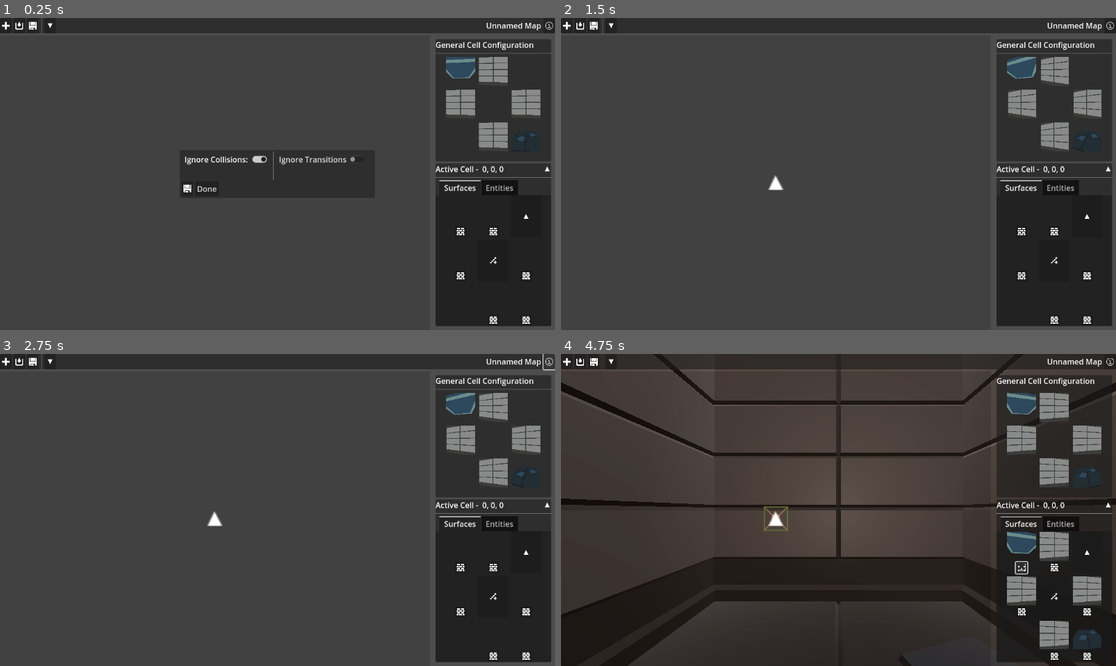
Above: before the commit, frames 1-4 (two rows, left to right).
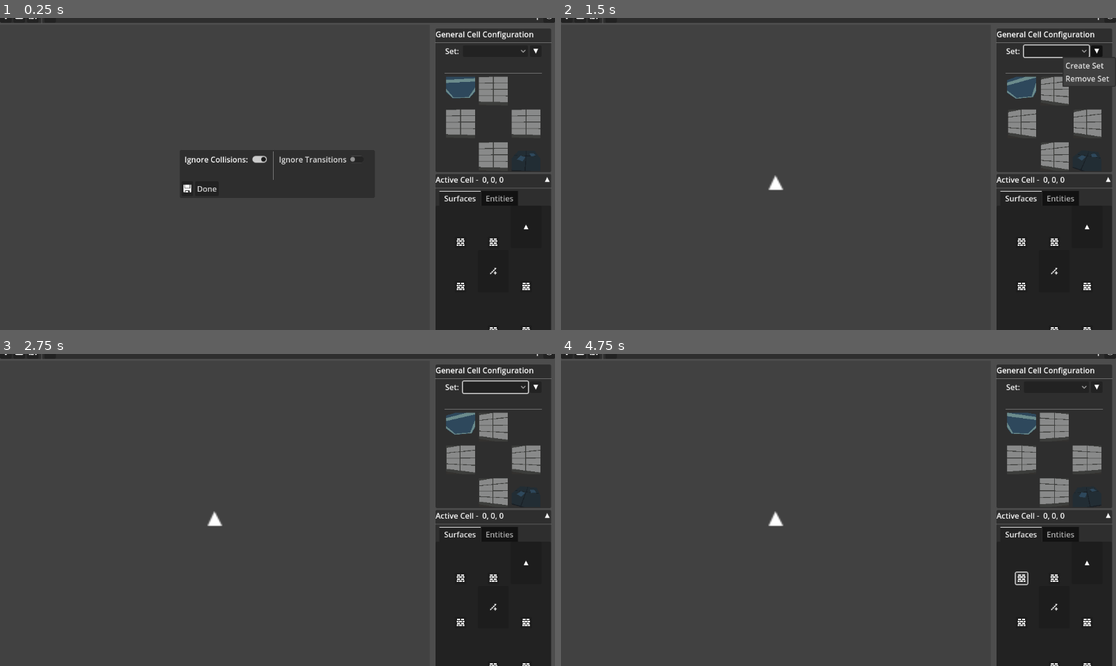
Above: after the commit, the same moments.

Repository: ObsidianBlk/DCJam2023
Game: Godot game, scene res://scenes/dungeon_editor/DungeonEditor.tscn
Same seed, same stepped clock (60 frames per second), same inputs: the game is played once before the commit and once after it. This scene is started directly instead of the project's main scene.
Inputs (mouse positions are in pixels of both pictures, inside the frame that each line leads up to; where the layout moved, square brackets give the same spot in the first picture):
- Up to frame 1 (0.25 s): no input
- Up to frame 2 (1.5 s): click (1054, 52) at 0.52 s; click (1099, 52) at 1.27 s
- Up to frame 3 (2.75 s): click (549, 360) at 2.02 s
- Up to frame 4 (4.75 s): click (566, 360) at 2.77 s; click (566, 360) at 3.52 s; click (1021, 578) [1021, 569] at 4.25 s

The runs differ from the first frame. In frame 1, 6.4% of the frame differs, in the area x 0-100%, y 0-100%; in frame 2, 6.6%; in frame 3, 6.4%; in frame 4, 30%.
Error after the commit: Invalid call. Nonexistent function 'get_focus_position' in base 'Nil'. (res://scripts/nodes/CrawlMiniMap.gd:198)

Commit message:
Attempted a little fixup to the POD surfaces. Updated the DefaultCellEditor to support 'CrawlCellSurfaceSets' (a new resource) which allows one to define a set of surfaces and switch between them without have to choose each cell one at a time.

Diff:
--- /dev/null
+++ b/CrawlCellSurfaceSets.gd
@@ -0,0 +1,150 @@
+extends Resource
+class_name CrawlCellSurfaceSets
+
+
+# --------------------------------------------------------------------------------------------------
+# Constants
+# --------------------------------------------------------------------------------------------------
+const SURFACE_SET_SCHEMA = {
+	&"description":{&"req":false, &"type":TYPE_STRING},
+	&"ground":{&"req":true, &"type":TYPE_STRING_NAME, &"allow_empty":true},
+	&"ceiling":{&"req":true, &"type":TYPE_STRING_NAME, &"allow_empty":true},
+	&"north":{&"req":true, &"type":TYPE_STRING_NAME, &"allow_empty":true},
+	&"east":{&"req":true, &"type":TYPE_STRING_NAME, &"allow_empty":true},
+	&"south":{&"req":true, &"type":TYPE_STRING_NAME, &"allow_empty":true},
+	&"west":{&"req":true, &"type":TYPE_STRING_NAME, &"allow_empty":true},
+}
+
+const SURFACE_SETS_SCHEMA ={
+	&"!KEY_OF_TYPE_str":{&"type":TYPE_STRING, &"def":{
+		&"type":TYPE_DICTIONARY, &"def":SURFACE_SET_SCHEMA
+	}}
+}
+
+# --------------------------------------------------------------------------------------------------
+# "Export" Variables
+# --------------------------------------------------------------------------------------------------
+var _surf_sets : Dictionary = {}
+
+
+# --------------------------------------------------------------------------------------------------
+# Override Methods
+# --------------------------------------------------------------------------------------------------
+func _get(property : StringName) -> Variant:
+	match property:
+		&"surface_sets":
+			return _surf_sets
+	return null
+
+func _set(property : StringName, value : Variant) -> bool:
+	var success : bool = false
+	match property:
+		&"surface_sets":
+			if typeof(value) == TYPE_DICTIONARY:
+				if DSV.verify(value, SURFACE_SETS_SCHEMA) == OK:
+					_surf_sets = value
+					success = true
+	return success
+
+func _get_property_list() -> Array:
+	return [
+		{
+			name = "Crawl Cell Surface Sets",
+			type = TYPE_NIL,
+			usage = PROPERTY_USAGE_CATEGORY
+		},
+		{
+			name = "surface_sets",
+			type = TYPE_DICTIONARY,
+			usage = PROPERTY_USAGE_STORAGE
+		}
+	]
+
+# --------------------------------------------------------------------------------------------------
+# Private Methods
+# --------------------------------------------------------------------------------------------------
+func _SurfaceToName(surface : CrawlGlobals.SURFACE) -> StringName:
+	match surface:
+		CrawlGlobals.SURFACE.Ground:
+			&"ground"
+		CrawlGlobals.SURFACE.Ceiling:
+			&"ceiling"
+		CrawlGlobals.SURFACE.North:
+			&"north"
+		CrawlGlobals.SURFACE.South:
+			&"south"
+		CrawlGlobals.SURFACE.East:
+			&"east"
+		CrawlGlobals.SURFACE.West:
+			&"west"
+	return &""
+# --------------------------------------------------------------------------------------------------
+# Public Methods
+# --------------------------------------------------------------------------------------------------
+func get_set_list() -> Array:
+	var entries : Array = []
+	for set_name in _surf_sets.keys():
+		entries.append({
+			&"set_name":set_name,
+			&"description":"" if not &"description" in _surf_sets[set_name] else _surf_sets[set_name][&"description"]
+		})
+	return entries
+
+func get_surface_set(set_name : String) -> Dictionary:
+	if not set_name in _surf_sets: return {}
+	return {
+		&"ground":_surf_sets[set_name][&"ground"],
+		&"ceiling":_surf_sets[set_name][&"ceiling"],
+		&"north":_surf_sets[set_name][&"north"],
+		&"south":_surf_sets[set_name][&"south"],
+		&"east":_surf_sets[set_name][&"east"],
+		&"west":_surf_sets[set_name][&"west"],
+		&"description":"" if not &"description" in _surf_sets[set_name] else _surf_sets[set_name][&"description"]
+	}
+
+func has_surface_set(set_name : String) -> bool:
+	return set_name in _surf_sets
+
+func add_surface_set(set_name : String, set_def : Dictionary = {}) -> void:
+	if set_name in _surf_sets: return
+	_surf_sets[set_name] = {
+		&"ground":&"",
+		&"ceiling":&"",
+		&"north":&"",
+		&"south":&"",
+		&"east":&"",
+		&"west":&"",
+	}
+	if not set_def.is_empty():
+		update_surface_set(set_name, set_def)
+
+func remove_surface_set(set_name : String) -> void:
+	if not set_name in _surf_sets: return
+	_surf_sets.erase(set_name)
+
+func update_surface_set(set_name : String, set_def : Dictionary) -> void:
+	if not set_name in _surf_sets: return
+	if DSV.verify(set_def, SURFACE_SET_SCHEMA) != OK: return
+	_surf_sets[set_name][&"ground"] = set_def[&"ground"]
+	_surf_sets[set_name][&"ceiling"] = set_def[&"ceiling"]
+	_surf_sets[set_name][&"north"] = set_def[&"north"]
+	_surf_sets[set_name][&"south"] = set_def[&"south"]
+	_surf_sets[set_name][&"east"] = set_def[&"east"]
+	_surf_sets[set_name][&"west"] = set_def[&"west"]
+
+	if &"description" in set_def:
+		_surf_sets[set_name][&"description"] = set_def[&"description"]
+	elif &"description" in _surf_sets[set_name]:
+		_surf_sets[set_name].erase(&"description")
+
+func set_surface_resource(set_name : String, surface : CrawlGlobals.SURFACE, resource : StringName) -> void:
+	if not set_name in _surf_sets: return
+	_surf_sets[set_name][_SurfaceToName(surface)] = resource
+
+func set_description(set_name : String, description : String) -> void:
+	if not set_name in _surf_sets: return
+	if description.is_empty():
+		if &"description" in _surf_sets[set_name]:
+			_surf_sets[set_name].erase(&"description")
+	else:
+		_surf_sets[set_name][&"description"] = description
--- /dev/null
+++ b/assets/models/POD/POD_Light.tres
@@ -0,0 +1,10 @@
+[gd_resource type="StandardMaterial3D" format=3 uid="uid://dw27gx7p0wriy"]
+
+[resource]
+resource_name = "POD_Light"
+cull_mode = 2
+vertex_color_use_as_albedo = true
+albedo_color = Color(0.547036, 0.620534, 0.906332, 1)
+roughness = 0.5
+emission_enabled = true
+emission = Color(0.799991, 0.799991, 0.799991, 1)
--- /dev/null
+++ b/assets/models/POD/POD_Material.tres
@@ -0,0 +1,11 @@
+[gd_resource type="StandardMaterial3D" load_steps=2 format=3 uid="uid://bmvfxbsslh53n"]
+
+[ext_resource type="Texture2D" uid="uid://dkbna7qgnqhs0" path="res://assets/textures/POD_Interior.png" id="1_215u2"]
+
+[resource]
+resource_name = "POD_Material"
+cull_mode = 2
+vertex_color_use_as_albedo = true
+albedo_texture = ExtResource("1_215u2")
+roughness = 0.5
+texture_filter = 2
--- /dev/null
+++ b/objects/cell_resources/POD/ceilings/Ceiling_POD.tscn
@@ -0,0 +1,7 @@
+[gd_scene load_steps=2 format=3 uid="uid://nyaur2vakw2j"]
+
+[ext_resource type="PackedScene" uid="uid://c7ku6baovjxxg" path="res://assets/models/POD/Ceiling_Pod.glb" id="1_4o2rb"]
+
+[node name="Ceiling_POD" type="Node3D"]
+
+[node name="Ceiling_Pod" parent="." instance=ExtResource("1_4o2rb")]
--- /dev/null
+++ b/objects/cell_resources/POD/floors/Floor_POD.tscn
@@ -0,0 +1,7 @@
+[gd_scene load_steps=2 format=3 uid="uid://jal4u750mvgh"]
+
+[ext_resource type="PackedScene" uid="uid://kjlacftvnooq" path="res://assets/models/POD/Floor_Pod.glb" id="1_t2uev"]
+
+[node name="Floor_POD" type="Node3D"]
+
+[node name="Floor_Pod" parent="." instance=ExtResource("1_t2uev")]
--- /dev/null
+++ b/objects/cell_resources/POD/walls/Wall_PodA.tscn
@@ -0,0 +1,7 @@
+[gd_scene load_steps=2 format=3 uid="uid://bxmatet8qtfv5"]
+
+[ext_resource type="PackedScene" uid="uid://bavdd7svck7p0" path="res://assets/models/POD/Wall_PodA.glb" id="1_vcyf7"]
+
+[node name="Wall_PodA" type="Node3D"]
+
+[node name="Wall_PodA" parent="." instance=ExtResource("1_vcyf7")]
--- /dev/null
+++ b/objects/cell_resources/POD/walls/Wall_PodB.tscn
@@ -0,0 +1,7 @@
+[gd_scene load_steps=2 format=3 uid="uid://btruq0vm4r6hx"]
+
+[ext_resource type="PackedScene" uid="uid://ct8h0gblgbvg7" path="res://assets/models/POD/Wall_PodB.glb" id="1_nuujc"]
+
+[node name="Wall_PodB" type="Node3D"]
+
+[node name="Wall_PodB" parent="." instance=ExtResource("1_nuujc")]
--- /dev/null
+++ b/objects/cell_resources/POD/walls/Wall_PodC.tscn
@@ -0,0 +1,7 @@
+[gd_scene load_steps=2 format=3 uid="uid://dwitaqyvbit70"]
+
+[ext_resource type="PackedScene" uid="uid://bucpgg2nke64k" path="res://assets/models/POD/Wall_PodC.glb" id="1_wxfy1"]
+
+[node name="Wall_PodC" type="Node3D"]
+
+[node name="Wall_PodC" parent="." instance=ExtResource("1_wxfy1")]
--- /dev/null
+++ b/objects/entity_objects/pod_plant/POD_Plant.gd
@@ -0,0 +1 @@
+extends CrawlEntityNode3D
--- /dev/null
+++ b/objects/entity_objects/pod_plant/POD_Plant.tscn
@@ -0,0 +1,15 @@
+[gd_scene load_steps=3 format=3 uid="uid://iovna8e7iktn"]
+
+[ext_resource type="Texture2D" uid="uid://uety3y2l3vps" path="res://assets/textures/POD.png" id="1_0fnd1"]
+[ext_resource type="Script" path="res://objects/entity_objects/pod_plant/POD_Plant.gd" id="1_425rj"]
+
+[node name="POD_Plant" type="Node3D"]
+script = ExtResource("1_425rj")
+
+[node name="Sprite3D" type="Sprite3D" parent="."]
+transform = Transform3D(1, 0, 0, 0, 1, 0, 0, 0, 1, 0, 0.625, 0)
+offset = Vector2(0, 64)
+billboard = 2
+texture = ExtResource("1_0fnd1")
+region_enabled = true
+region_rect = Rect2(129, 65, 63, 127)
--- /dev/null
+++ b/objects/entity_objects/sprout/Sprout.gd
@@ -0,0 +1 @@
+extends CrawlEntityNode3D
--- /dev/null
+++ b/objects/entity_objects/sprout/Sprout.tscn
@@ -0,0 +1,57 @@
+[gd_scene load_steps=3 format=3 uid="uid://dm20o8b7x2ysy"]
+
+[ext_resource type="Texture2D" uid="uid://uety3y2l3vps" path="res://assets/textures/POD.png" id="1_ih7mt"]
+[ext_resource type="Script" path="res://objects/entity_objects/sprout/Sprout.gd" id="1_wemaf"]
+
+[node name="Sprout" type="Node3D"]
+script = ExtResource("1_wemaf")
+
+[node name="Sprout_1" type="Sprite3D" parent="."]
+transform = Transform3D(1, 0, 0, 0, 1, 0, 0, 0, 1, 0, 0.625, 0)
+offset = Vector2(0, 32)
+billboard = 2
+double_sided = false
+texture_filter = 0
+texture = ExtResource("1_ih7mt")
+region_enabled = true
+region_rect = Rect2(0, 128, 64, 64)
+
+[node name="Sprout_2" type="Sprite3D" parent="."]
+transform = Transform3D(1, 0, 0, 0, 1, 0, 0, 0, 1, 1.24233, 0.625, 1.16301)
+offset = Vector2(0, 32)
+billboard = 2
+double_sided = false
+texture_filter = 0
+texture = ExtResource("1_ih7mt")
+region_enabled = true
+region_rect = Rect2(0, 128, 64, 64)
+
+[node name="Sprout_3" type="Sprite3D" parent="."]
+transform = Transform3D(1, 0, 0, 0, 1, 0, 0, 0, 1, 0.772939, 0.625, -0.736747)
+offset = Vector2(0, 32)
+billboard = 2
+double_sided = false
+texture_filter = 0
+texture = ExtResource("1_ih7mt")
+region_enabled = true
+region_rect = Rect2(0, 128, 64, 64)
+
+[node name="Sprout_4" type="Sprite3D" parent="."]
+transform = Transform3D(1, 0, 0, 0, 1, 0, 0, 0, 1, -0.729948, 0.625, -1.6111)
+offset = Vector2(0, 32)
+billboard = 2
+double_sided = false
+texture_filter = 0
+texture = ExtResource("1_ih7mt")
+region_enabled = true
+region_rect = Rect2(0, 128, 64, 64)
+
+[node name="Sprout_5" type="Sprite3D" parent="."]
+transform = Transform3D(1, 0, 0, 0, 1, 0, 0, 0, 1, -1.17478, 0.625, 0.895148)
+offset = Vector2(0, 32)
+billboard = 2
+double_sided = false
+texture_filter = 0
+texture = ExtResource("1_ih7mt")
+region_enabled = true
+region_rect = Rect2(0, 128, 64, 64)
--- a/objects/resource_viewer/ResourceViewer.gd
+++ b/objects/resource_viewer/ResourceViewer.gd
@@ -136,6 +136,11 @@
 		_: # For now, this will be for "everything else", including walls
 			_camera_wall.current = true
 
+func get_resource_section() -> StringName:
+	return _section
+
+func get_resource_name() -> StringName:
+	return _resource_name
 
 # ------------------------------------------------------------------------------
 # Handler Methods
--- a/scenes/dungeon_editor/default_cell_editor/DefaultCellEditor.gd
+++ b/scenes/dungeon_editor/default_cell_editor/DefaultCellEditor.gd
@@ -4,6 +4,12 @@
 # Signals
 # ------------------------------------------------------------------------------
 signal resource_changed()
+
+
+# ------------------------------------------------------------------------------
+# Constants
+# ------------------------------------------------------------------------------
+const DEFAULT_SURFACE_SETS_FILEPATH : String = "user://de_surface_sets.tres"
 
 # ------------------------------------------------------------------------------
 # Export Variables
@@ -16,8 +22,22 @@
 @export var west_resource : StringName = &"":			set = set_west_resource
 
 # ------------------------------------------------------------------------------
+# Variables
+# ------------------------------------------------------------------------------
+var _surface_sets : CrawlCellSurfaceSets = null
+
+# ------------------------------------------------------------------------------
 # Onready Variables
 # ------------------------------------------------------------------------------
+@onready var _create_set : Control = %CreateSet
+@onready var _set_info : Control = %SetInfo
+@onready var _line_edit_set_name : LineEdit = %LineEdit_SetName
+@onready var _line_edit_create_desc : LineEdit = %LineEdit_CreateDesc
+@onready var _set_selection : OptionButton = %SetSelection
+@onready var _label_description : Label = %Label_Description
+@onready var _set_options : MenuButton = %SetOptions
+
+
 @onready var _ceiling_view : Control = %CeilingView
 @onready var _ground_view : Control = %GroundView
 @onready var _north_view : Control = %NorthView
@@ -63,6 +83,16 @@
 # Override Methods
 # ------------------------------------------------------------------------------
 func _ready() -> void:
+	_set_selection.item_selected.connect(_on_set_selection_item_selected)
+	var pop : PopupMenu = _set_options.get_popup()
+	pop.id_pressed.connect(_on_set_options_id_pressed)
+
+	_surface_sets = load(DEFAULT_SURFACE_SETS_FILEPATH)
+	if _surface_sets == null:
+		_surface_sets = CrawlCellSurfaceSets.new()
+	_UpdateSetSelectionList()
+	_set_selection.select(-1)
+
 	_ceiling_view.pressed.connect(_on_surface_pressed.bind(&"ceiling", CrawlGlobals.SURFACE.Ceiling))
 	_ground_view.pressed.connect(_on_surface_pressed.bind(&"ground", CrawlGlobals.SURFACE.Ground))
 	_north_view.pressed.connect(_on_surface_pressed.bind(&"wall", CrawlGlobals.SURFACE.North))
@@ -71,6 +101,8 @@
 	_west_view.pressed.connect(_on_surface_pressed.bind(&"wall", CrawlGlobals.SURFACE.West))
 
 	_resource_options.index_pressed.connect(_on_resource_item_index_selected)
+	if _surface_sets.has_surface_set(&"default"):
+		_UpdateResourceFromSurfaceSet(&"default")
 	_UpdateResourceViews()
 
 # ------------------------------------------------------------------------------
@@ -92,6 +124,30 @@
 	set_res.call(_east_view, &"wall", east_resource)
 	set_res.call(_west_view, &"wall", west_resource)
 
+func _UpdateResourceFromSurfaceSet(set_name : String) -> void:
+	if not _surface_sets.has_surface_set(set_name): return
+	var info : Dictionary = _surface_sets.get_surface_set(set_name)
+	if info.is_empty(): return
+
+	ground_resource = info[&"ground"]
+	ceiling_resource = info[&"ceiling"]
+	north_resource = info[&"north"]
+	south_resource = info[&"south"]
+	east_resource = info[&"east"]
+	west_resource = info[&"west"]
+
+	_label_description.text = info[&"description"]
+	_UpdateResourceViews()
+
+func _UpdateSetSelectionList() -> void:
+	if _set_selection == null: return
+	_set_selection.clear()
+
+	var set_list : Array = _surface_sets.get_set_list()
+	for item in set_list:
+		var idx : int = _set_selection.item_count
+		_set_selection.add_item(item["set_name"])
+		_set_selection.set_item_metadata(idx, item["set_name"])
 
 # ------------------------------------------------------------------------------
 # Handler Methods
@@ -99,12 +155,7 @@
 func _on_surface_pressed(section_name : StringName, surface : CrawlGlobals.SURFACE) -> void:
 	if not RLT.has_section(section_name): return
 	_resource_options.clear()
-#	_resource_options.add_item("Empty")
-#	_resource_options.set_item_metadata(0, {
-#		&"section":&"",
-#		&"resource_name":&"",
-#		&"surface":surface
-#	})
+
 	for item in RLT.get_resource_list(section_name):
 		var idx : int = _resource_options.item_count
 		_resource_options.add_item(item[&"description"])
@@ -132,3 +183,50 @@
 			east_resource = meta[&"resource_name"]
 		CrawlGlobals.SURFACE.West:
 			west_resource = meta[&"resource_name"]
+
+func _on_set_selection_item_selected(idx : int) -> void:
+	if not (idx >= 0 and idx < _set_selection.item_count): return
+	var set_name : String = _set_selection.get_item_metadata(idx)
+	if set_name.is_empty(): return
+	_UpdateResourceFromSurfaceSet(set_name)
+
+func _on_set_options_id_pressed(id : int) -> void:
+	match id:
+		0: # Create new Surface Set
+			_set_info.visible = false
+			_create_set.visible = true
+			_line_edit_set_name.grab_focus()
+		1: # Remove currently selected Surface Set
+			var sid : int = _set_selection.get_selected_id()
+			if sid < 0: return
+			var set_name : String = _set_selection.get_selected_metadata()
+			_surface_sets.remove_surface_set(set_name)
+			ResourceSaver.save(_surface_sets, DEFAULT_SURFACE_SETS_FILEPATH)
+
+func _on_store_set_pressed():
+	if _line_edit_set_name.text.is_empty(): return
+	var set_def : Dictionary = {
+		&"ground":ground_resource,
+		&"ceiling":ceiling_resource,
+		&"north":north_resource,
+		&"south":south_resource,
+		&"east":east_resource,
+		&"west":west_resource,
+	}
+	if not _line_edit_create_desc.text.is_empty():
+		set_def[&"description"] = _line_edit_create_desc.text
+
+	if _surface_sets.has_surface_set(_line_edit_set_name.text):
+		_surface_sets.update_surface_set(_line_edit_set_name.text, set_def)
+	else:
+		_surface_sets.add_surface_set(_line_edit_set_name.text, set_def)
+
+	ResourceSaver.save(_surface_sets, DEFAULT_SURFACE_SETS_FILEPATH)
+	_on_cancel_set_pressed()
+
+
+func _on_cancel_set_pressed():
+	_create_set.visible = false
+	_line_edit_create_desc.text = ""
+	_line_edit_set_name.text = ""
+	_set_info.visible = true
--- a/scenes/dungeon_editor/default_cell_editor/DefaultCellEditor.tscn
+++ b/scenes/dungeon_editor/default_cell_editor/DefaultCellEditor.tscn
@@ -1,46 +1,134 @@
-[gd_scene load_steps=3 format=3 uid="uid://b3ecq2idamo78"]
+[gd_scene load_steps=6 format=3 uid="uid://b3ecq2idamo78"]
 
 [ext_resource type="PackedScene" uid="uid://ct2dmvumoh544" path="res://objects/resource_viewer/ResourceViewer.tscn" id="1_0ra7w"]
 [ext_resource type="Script" path="res://scenes/dungeon_editor/default_cell_editor/DefaultCellEditor.gd" id="1_tatsh"]
+[ext_resource type="Texture2D" uid="uid://bfukakuhrcmnq" path="res://assets/icons/store.svg" id="2_yv6mq"]
+[ext_resource type="Texture2D" uid="uid://vkowrplb7y6x" path="res://assets/icons/cancel.svg" id="3_lvcyd"]
+[ext_resource type="Texture2D" uid="uid://ccrsme6ixxdg8" path="res://assets/icons/arrow_down.svg" id="4_cg3si"]
 
-[node name="DefaultCellEditor" type="GridContainer"]
-offset_right = 40.0
-offset_bottom = 40.0
-columns = 3
+[node name="DefaultCellEditor" type="VBoxContainer"]
+offset_right = 200.0
+offset_bottom = 200.0
 script = ExtResource("1_tatsh")
 
-[node name="CeilingView" parent="." instance=ExtResource("1_0ra7w")]
+[node name="CreateSet" type="HBoxContainer" parent="."]
+unique_name_in_owner = true
+visible = false
+layout_mode = 2
+
+[node name="Info" type="GridContainer" parent="CreateSet"]
+layout_mode = 2
+size_flags_horizontal = 3
+columns = 2
+
+[node name="Label_SetName" type="Label" parent="CreateSet/Info"]
+layout_mode = 2
+text = "Set Name: "
+
+[node name="LineEdit_SetName" type="LineEdit" parent="CreateSet/Info"]
+unique_name_in_owner = true
+layout_mode = 2
+placeholder_text = "Enter Set Name"
+
+[node name="Label_CreateDesc" type="Label" parent="CreateSet/Info"]
+layout_mode = 2
+text = "Description: "
+
+[node name="LineEdit_CreateDesc" type="LineEdit" parent="CreateSet/Info"]
+unique_name_in_owner = true
+layout_mode = 2
+size_flags_horizontal = 3
+placeholder_text = "Enter Set Description"
+
+[node name="Btns" type="VBoxContainer" parent="CreateSet"]
+layout_mode = 2
+
+[node name="StoreSet" type="Button" parent="CreateSet/Btns"]
+layout_mode = 2
+icon = ExtResource("2_yv6mq")
+
+[node name="Spacer" type="Control" parent="CreateSet/Btns"]
+layout_mode = 2
+size_flags_vertical = 3
+
+[node name="CancelSet" type="Button" parent="CreateSet/Btns"]
+layout_mode = 2
+icon = ExtResource("3_lvcyd")
+
+[node name="SetInfo" type="VBoxContainer" parent="."]
 unique_name_in_owner = true
 layout_mode = 2
 
-[node name="NorthView" parent="." instance=ExtResource("1_0ra7w")]
+[node name="TopRow" type="HBoxContainer" parent="SetInfo"]
+layout_mode = 2
+
+[node name="Label" type="Label" parent="SetInfo/TopRow"]
+layout_mode = 2
+text = "Set: "
+
+[node name="SetSelection" type="OptionButton" parent="SetInfo/TopRow"]
+unique_name_in_owner = true
+layout_mode = 2
+size_flags_horizontal = 3
+
+[node name="SetOptions" type="MenuButton" parent="SetInfo/TopRow"]
+unique_name_in_owner = true
+layout_mode = 2
+icon = ExtResource("4_cg3si")
+flat = false
+item_count = 2
+popup/item_0/text = "Create Set"
+popup/item_0/id = 0
+popup/item_1/text = "Remove Set"
+popup/item_1/id = 1
+
+[node name="Label_Description" type="Label" parent="SetInfo"]
+unique_name_in_owner = true
+layout_mode = 2
+autowrap_mode = 2
+
+[node name="HSeparator" type="HSeparator" parent="."]
+layout_mode = 2
+
+[node name="Layout" type="GridContainer" parent="."]
+layout_mode = 2
+columns = 3
+
+[node name="CeilingView" parent="Layout" instance=ExtResource("1_0ra7w")]
 unique_name_in_owner = true
 layout_mode = 2
 
-[node name="Control" type="Control" parent="."]
-layout_mode = 2
-
-[node name="WestView" parent="." instance=ExtResource("1_0ra7w")]
+[node name="NorthView" parent="Layout" instance=ExtResource("1_0ra7w")]
 unique_name_in_owner = true
 layout_mode = 2
 
-[node name="Control2" type="Control" parent="."]
+[node name="Control" type="Control" parent="Layout"]
 layout_mode = 2
 
-[node name="EastView" parent="." instance=ExtResource("1_0ra7w")]
+[node name="WestView" parent="Layout" instance=ExtResource("1_0ra7w")]
 unique_name_in_owner = true
 layout_mode = 2
 
-[node name="Control3" type="Control" parent="."]
+[node name="Control2" type="Control" parent="Layout"]
 layout_mode = 2
 
-[node name="SouthView" parent="." instance=ExtResource("1_0ra7w")]
+[node name="EastView" parent="Layout" instance=ExtResource("1_0ra7w")]
 unique_name_in_owner = true
 layout_mode = 2
 
-[node name="GroundView" parent="." instance=ExtResource("1_0ra7w")]
+[node name="Control3" type="Control" parent="Layout"]
+layout_mode = 2
+
+[node name="SouthView" parent="Layout" instance=ExtResource("1_0ra7w")]
+unique_name_in_owner = true
+layout_mode = 2
+
+[node name="GroundView" parent="Layout" instance=ExtResource("1_0ra7w")]
 unique_name_in_owner = true
 layout_mode = 2
 
 [node name="ResourceOptions" type="PopupMenu" parent="."]
 initial_position = 1
+
+[connection signal="pressed" from="CreateSet/Btns/StoreSet" to="." method="_on_store_set_pressed"]
+[connection signal="pressed" from="CreateSet/Btns/CancelSet" to="." method="_on_cancel_set_pressed"]
--- a/scripts/autos/RLT.gd
+++ b/scripts/autos/RLT.gd
@@ -15,6 +15,10 @@
 const ENTITIES_LOOKUP : Dictionary = {
 	&"Unique":{
 		&"Player":{&"name":&"Player Start"}
+	},
+	&"Mob":{
+		&"Sprout":{&"name":&"Sprout Plant"},
+		&"PODPlant":{&"name":&"POD Plant"}
 	},
 	&"Door":{
 		&"Basic_Interactable":{&"name":&"Basic Door"}
@@ -73,6 +77,10 @@
 			&"src":"res://objects/cell_resources/floors/Floor_Basic.tscn",
 			&"description":"Basic ground floor"
 		},
+		&"floor_pod":{
+			&"src":"res://objects/cell_resources/POD/floors/Floor_POD.tscn",
+			&"description":"Escape Pod Floor"
+		},
 	},
 	&"ceiling":{
 		&"tileA":{
@@ -87,6 +95,10 @@
 			&"src":"res://objects/cell_resources/ceilings/Ceiling_Basic.tscn",
 			&"description":"Basic ceiling"
 		},
+		&"ceiling_pod":{
+			&"src":"res://objects/cell_resources/POD/ceilings/Ceiling_POD.tscn",
+			&"description":"Escape Pod Ceiling"
+		},
 	},
 	&"wall":{
 		&"tileA":{
@@ -101,6 +113,18 @@
 			&"src":"res://objects/cell_resources/walls/Wall_Basic.tscn",
 			&"description":"Basic wall"
 		},
+		&"wall_pod_a":{
+			&"src":"res://objects/cell_resources/POD/walls/Wall_PodA.tscn",
+			&"description":"Escape Pod Wall"
+		},
+		&"wall_pod_b":{
+			&"src":"res://objects/cell_resources/POD/walls/Wall_PodB.tscn",
+			&"description":"Escape Pod Wall with Air Ducts"
+		},
+		&"wall_pod_c":{
+			&"src":"res://objects/cell_resources/POD/walls/Wall_PodC.tscn",
+			&"description":"Escape Pod Wall with Screen"
+		},
 	},
 	&"stair":{
 
@@ -119,6 +143,14 @@
 		&"Door:Basic_Interactable":{
 			&"src":"res://objects/entity_objects/door_basic_interactable/DoorBasicInteractable.tscn",
 			&"description":"Basic Interactable Door"
+		},
+		&"Mob:Sprout":{
+			&"src":"res://objects/entity_objects/sprout/Sprout.tscn",
+			&"description":"Sprout Plant"
+		},
+		&"Mob:PODPlant":{
+			&"src":"res://objects/entity_objects/pod_plant/POD_Plant.tscn",
+			&"description":"POD Plant"
 		},
 		&"Trigger:Gate_AND":{
 			&"src":"res://objects/entity_objects/crawl_AND_gate_3d/CrawlANDGate3D.tscn",
Binary file added: assets/models/POD/Ceiling_Pod.glb
Not shown, added: assets/models/POD/Ceiling_Pod.glb.import
Binary file added: assets/models/POD/Floor_Pod.glb
Not shown, added: assets/models/POD/Floor_Pod.glb.import
Binary file added: assets/models/POD/Wall_PodA.glb
Not shown, added: assets/models/POD/Wall_PodA.glb.import
Binary file added: assets/models/POD/Wall_PodB.glb
Not shown, added: assets/models/POD/Wall_PodB.glb.import
Binary file added: assets/models/POD/Wall_PodC.glb
Not shown, added: assets/models/POD/Wall_PodC.glb.import
Binary file added: assets/textures/Exteriors.png
Not shown, added: assets/textures/Exteriors.png.import
(and 6 more such lines)
